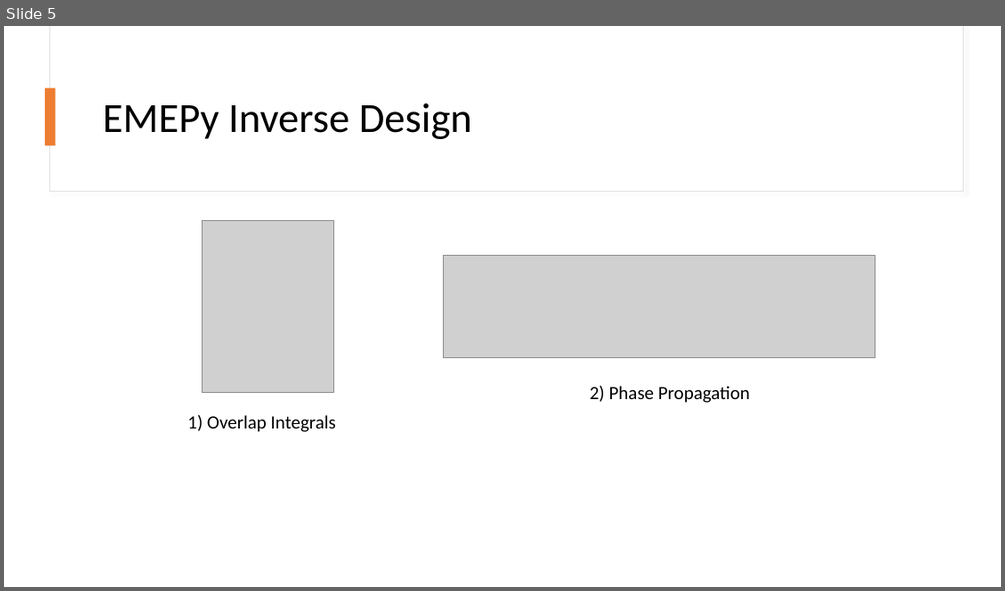
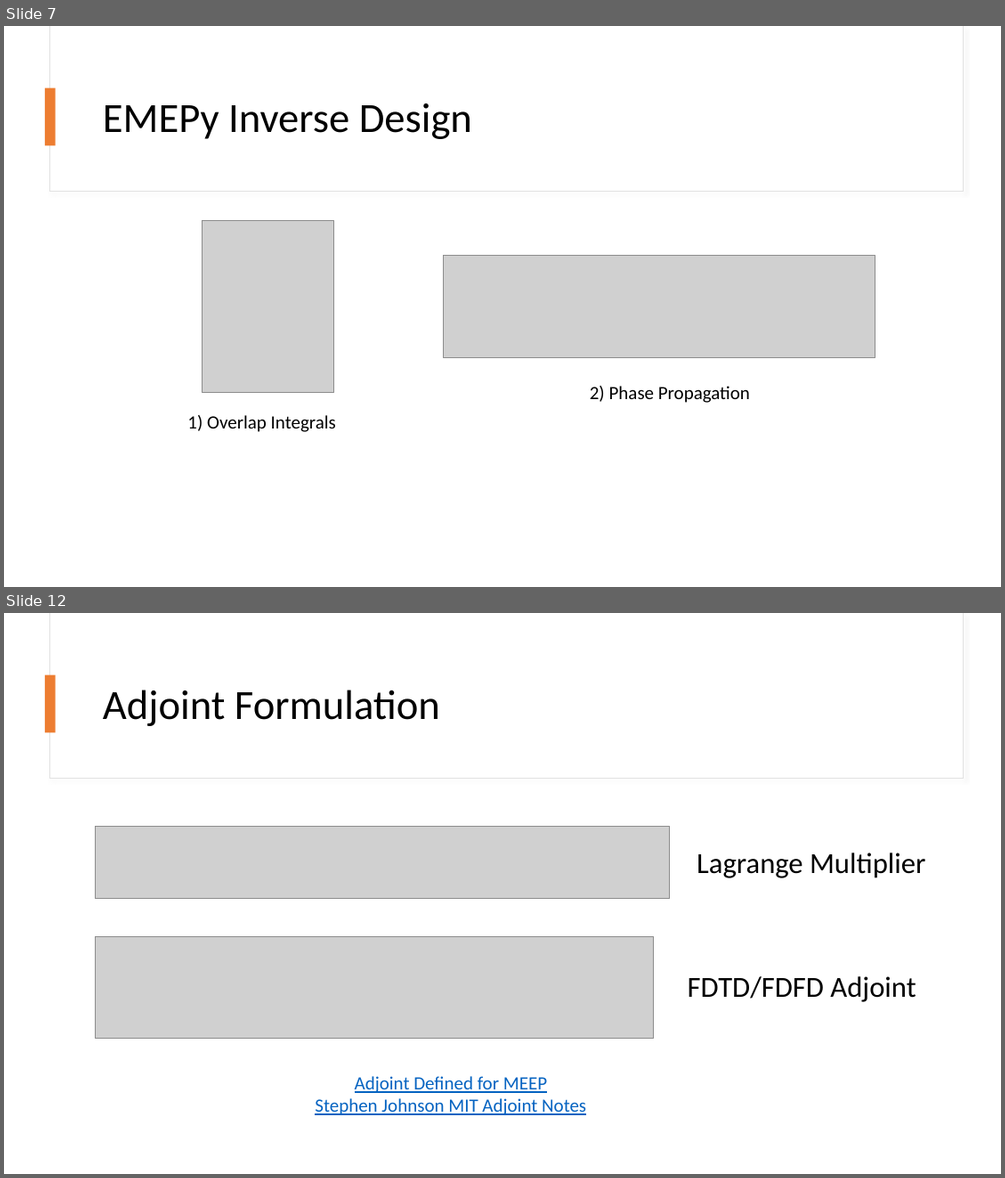
Before and after one commit to BYUCamachoLab/emepy, a slide deck: docs/presentations/Inverse Design Roadmap.pptx. Shown one above the other, each under a label of ours: slide 5 before the commit, slides 7 and 12 after it; the slides between them are not shown. The pictures are 1005x591 and 1005x1178 pixels, drawn with LibreOffice and Linux fonts; fonts in the diff are those of the drawing; grey boxes stand for pictures. Boxes give left, top, right and bottom in pixels: in the first picture for what was removed or moved away, otherwise in the second. Text is boxed around its words. In the diff, an @@ line names an element or a change of style, - is before the commit and + after.

```diff
--- a/docs/presentations/Inverse Design Roadmap.pptx
+++ b/docs/presentations/Inverse Design Roadmap.pptx
@@ slide 12 added at bbox=[4, 613, 1001, 1174], background #FFFFFF @@
@@ rectangle added at bbox=[49, 613, 963, 779], fill #FFFFFF, outline #E1E1E1 0.75 pt @@
@@ rectangle added at bbox=[50, 613, 963, 778], fill #FFFFFF @@
@@ rectangle added at bbox=[45, 675, 56, 732], fill #ED7D31 @@
@@ title added at bbox=[103, 690, 440, 726], 40 pt, text #000000 @@
+Adjoint Formulation
@@ picture added at bbox=[96, 826, 670, 899] @@
@@ text added at bbox=[696, 852, 925, 878], 28 pt, text #000000 @@
+Lagrange Multiplier
@@ picture added at bbox=[96, 936, 654, 1038] @@
@@ text added at bbox=[688, 976, 915, 1002], 28 pt, text #000000 @@
+FDTD/FDFD Adjoint
@@ text added at bbox=[315, 1076, 586, 1115], 18 pt, text #0563C1, underline @@
+Adjoint Defined for MEEP
+Stephen Johnson MIT Adjoint Notes
@@ what was slide 5 is now slide 7 @@
```
Also in this commit, not shown: 6 slides changed, 5 other slides added, 1 slide removed, 3 other files.
